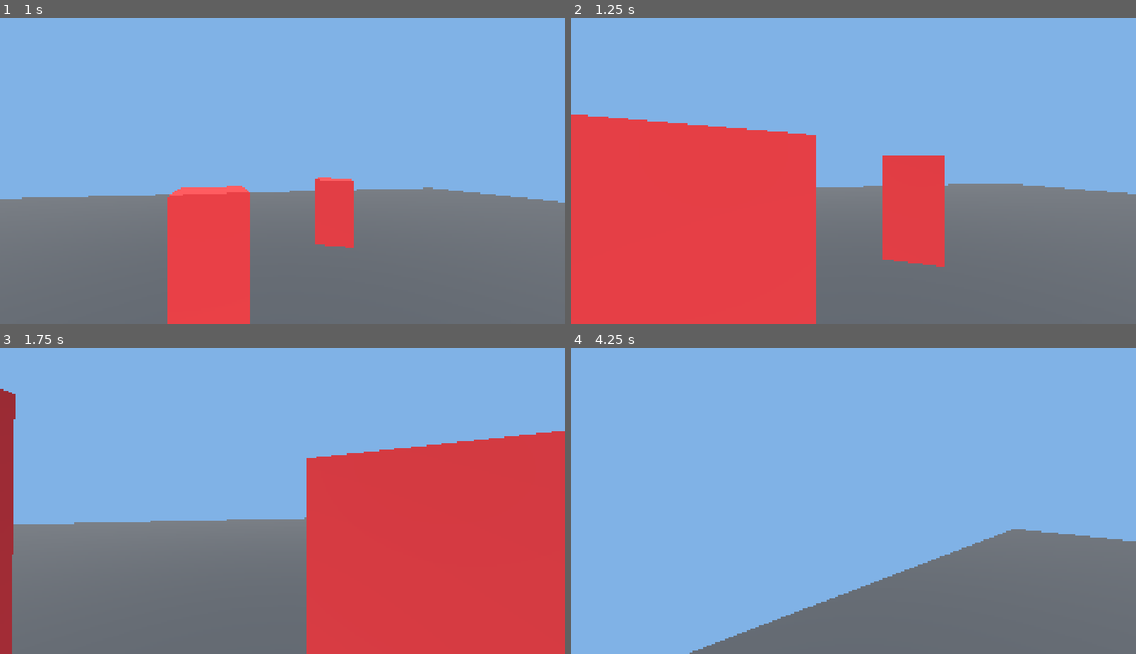
Above: before the commit, frames 1-4 (two rows, left to right).
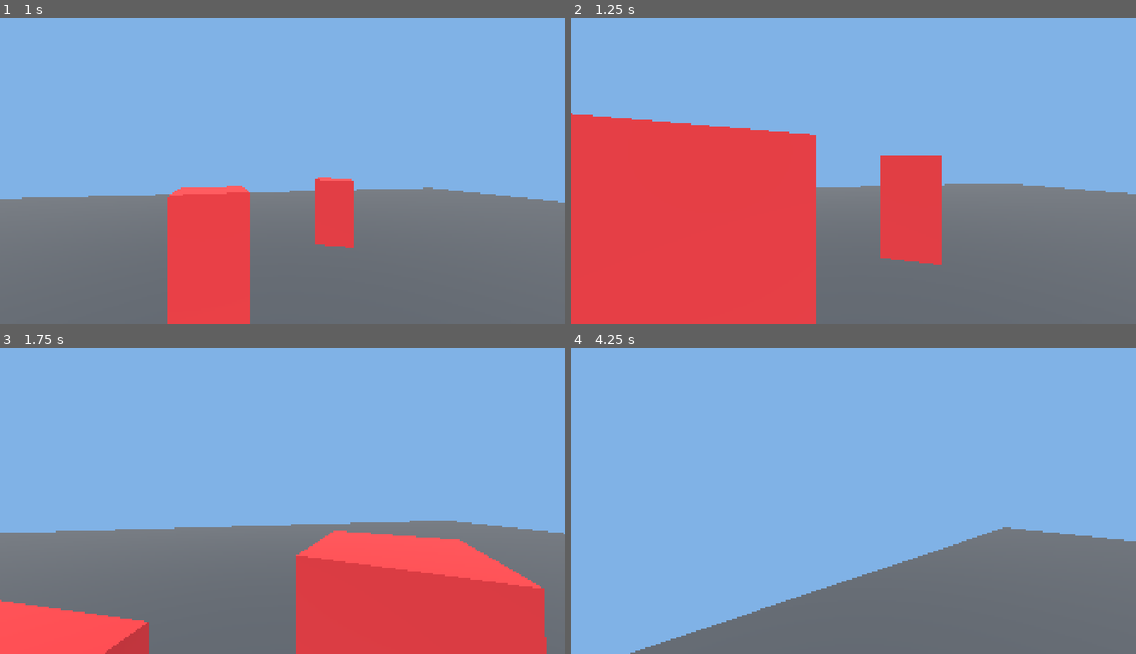
Above: after the commit, the same moments.

Repository: Potatopill98/let-s_go
Game: Godot game, scene res://modules/weapon/tests/weapon_test.tscn
Two runs of this game, one before a commit and one after it. Both use one fixed random seed, a clock stepped at 60 frames per second and the inputs below.
Inputs (mouse positions are in pixels of both pictures, inside the frame that each line leads up to):
- Up to frame 1 (1 s): tap Enter at 0.5 s; move the mouse to (310, 164) at 0.52 s; hold W (move_forward) from 0.53 s (still down); tap E (interact) at 0.6 s; click (310, 164) at 0.67 s; tap Space (jump) at 0.77 s
- Up to frame 2 (1.25 s): keep holding W (move_forward)
- Up to frame 3 (1.75 s): keep holding W (move_forward); move the mouse to (254, 497) at 1.27 s; tap Q at 1.35 s; tap Space (jump) at 1.52 s
- Up to frame 4 (4.25 s): keep holding W (move_forward); move the mouse to (864, 488) at 2.02 s; tap 1 at 2.1 s; move the mouse to (847, 501) at 2.77 s; tap 2 at 2.85 s; click (847, 501) at 2.92 s; tap Space (jump) at 3.02, 3.77 s; move the mouse to (893, 497) at 3.52 s; hold Shift from 3.53 s (still down)

Frame 1 is identical in both runs. In frame 2, 0.4% of the frame differs, in the area x 0-95%, y 31-82%; in frame 3, 27%, in the area x 0-100%, y 13-100%; in frame 4, 2.6%.
Error after the commit: Invalid access to property or key 'is_dead' on a base object of type 'CharacterBody3D (BaseMonster)'. (res://modules/player/player.gd:139)

Commit message:
fix: 重写怪物状态机，修复卡住不动bug，击退纯往后不与追击抵消

Diff:
--- a/modules/monster/base_monster.gd
+++ b/modules/monster/base_monster.gd
@@ -1,5 +1,13 @@
 extends CharacterBody3D
 class_name BaseMonster
+
+enum MonsterState {
+	IDLE,
+	CHASE,
+	ATTACK,
+	HIT_STUN,
+	DEAD
+}
 
 # 怪物基础参数
 @export var move_speed: float = 3.5
@@ -9,15 +17,15 @@
 @export var attack_damage: float = 8.0
 @export var attack_cooldown: float = 1.2
 @export var max_health: float = 30.0
-@export var knockback_resistance: float = 0.3
-@export var hit_stun_duration: float = 0.25
+@export var knockback_resistance: float = 0.2
+@export var hit_stun_duration: float = 0.4
 
 # 内部状态
 var current_health: float = 30.0
 var attack_timer: float = 0.0
 var target_player: Player = null
 var gravity: float = ProjectSettings.get_setting("physics/3d/default_gravity")
-var is_dead: bool = false
+var current_state: MonsterState = MonsterState.IDLE
 var hit_stun_timer: float = 0.0
 
 @onready var mesh_instance: MeshInstance3D = $MeshInstance3D
@@ -26,6 +34,7 @@
 	current_health = max_health
 	attack_timer = attack_cooldown
 	add_to_group("monster")
+	change_state(MonsterState.CHASE)
 
 # 只算水平距离
 func get_horizontal_distance(pos_a: Vector3, pos_b: Vector3) -> float:
@@ -33,14 +42,14 @@
 	var dz: float = pos_a.z - pos_b.z
 	return sqrt(dx*dx + dz*dz)
 
+func change_state(new_state: MonsterState) -> void:
+	current_state = new_state
+
 func _physics_process(delta: float) -> void:
-	if is_dead:
+	if current_state == MonsterState.DEAD:
 		velocity = Vector3.ZERO
 		move_and_slide()
 		return
-	# 受击硬直倒计时
-	if hit_stun_timer > 0.0:
-		hit_stun_timer -= delta
 	# 重力
 	if not is_on_floor():
 		velocity.y -= gravity * delta
@@ -49,33 +58,41 @@
 	# 攻击CD递减
 	if attack_timer > 0.0:
 		attack_timer -= delta
-	# 受击硬直期间不执行AI，保留击退速度
-	if hit_stun_timer > 0.0:
-		move_and_slide()
-		return
-	# 寻找最近玩家
-	target_player = find_nearest_player()
-	if target_player == null:
-		velocity.x = 0.0
-		velocity.z = 0.0
-		move_and_slide()
-		return
-	var distance: float = get_horizontal_distance(global_position, target_player.global_position)
-	if distance <= attack_range:
-		# 攻击范围内停下攻击
-		velocity.x = 0.0
-		velocity.z = 0.0
-		face_target(target_player.global_position)
-		if attack_timer <= 0.0:
-			perform_attack()
-	else:
-		# 追击玩家
-		var move_dir: Vector3 = target_player.global_position - global_position
-		move_dir.y = 0.0
-		move_dir = move_dir.normalized()
-		velocity.x = move_dir.x * chase_speed
-		velocity.z = move_dir.z * chase_speed
-		face_target(target_player.global_position)
+	# 状态逻辑
+	match current_state:
+		MonsterState.HIT_STUN:
+			hit_stun_timer -= delta
+			# 硬直期间只应用击退，不执行任何AI，纯往后退
+			if hit_stun_timer <= 0.0:
+				change_state(MonsterState.CHASE)
+		MonsterState.CHASE:
+			target_player = find_nearest_player()
+			if target_player == null:
+				velocity.x = 0.0
+				velocity.z = 0.0
+			else:
+				var distance: float = get_horizontal_distance(global_position, target_player.global_position)
+				if distance <= attack_range:
+					change_state(MonsterState.ATTACK)
+				else:
+					var move_dir: Vector3 = target_player.global_position - global_position
+					move_dir.y = 0.0
+					move_dir = move_dir.normalized()
+					velocity.x = move_dir.x * chase_speed
+					velocity.z = move_dir.z * chase_speed
+					face_target(target_player.global_position)
+		MonsterState.ATTACK:
+			velocity.x = 0.0
+			velocity.z = 0.0
+			if target_player == null or not is_instance_valid(target_player):
+				change_state(MonsterState.CHASE)
+			else:
+				face_target(target_player.global_position)
+				var distance: float = get_horizontal_distance(global_position, target_player.global_position)
+				if distance > attack_range + 0.5:
+					change_state(MonsterState.CHASE)
+				elif attack_timer <= 0.0:
+					perform_attack()
 	move_and_slide()
 
 func find_nearest_player() -> Player:
@@ -106,21 +123,26 @@
 	var knockback_dir: Vector3 = target_player.global_position - global_position
 	knockback_dir.y = 0.0
 	knockback_dir = knockback_dir.normalized()
-	var knockback: Vector3 = knockback_dir * 3.0
+	var knockback: Vector3 = knockback_dir * 4.0
 	target_player.take_damage(attack_damage, knockback)
 
 func take_damage(amount: float, knockback: Vector3 = Vector3.ZERO) -> void:
-	if is_dead:
+	if current_state == MonsterState.DEAD:
 		return
 	current_health -= amount
-	# 应用击退并进入受击硬直，保证击退不被AI覆盖
-	velocity += knockback * (1.0 - knockback_resistance)
+	# 直接设置击退速度，不叠加，避免和现有速度抵消
+	var knockback_force: float = knockback.length() * (1.0 - knockback_resistance)
+	var knockback_dir: Vector3 = knockback.normalized()
+	velocity.x = knockback_dir.x * knockback_force
+	velocity.z = knockback_dir.z * knockback_force
+	# 进入受击硬直，纯往后退，不会立刻往前追
+	change_state(MonsterState.HIT_STUN)
 	hit_stun_timer = hit_stun_duration
 	if current_health <= 0.0:
 		die()
 
 func die() -> void:
-	is_dead = true
+	change_state(MonsterState.DEAD)
 	mesh_instance.scale = Vector3(1.2, 0.1, 1.2)
 	var remove_timer: Timer = Timer.new()
 	remove_timer.wait_time = 2.0
Not shown, added: modules/weapon/base_weapon.gd.uid
Not shown, added: modules/weapon/melee_weapon.gd.uid
Not shown, added: modules/weapon/ranged_weapon.gd.uid
Not shown, added: modules/weapon/weapon_pickup.gd.uid
